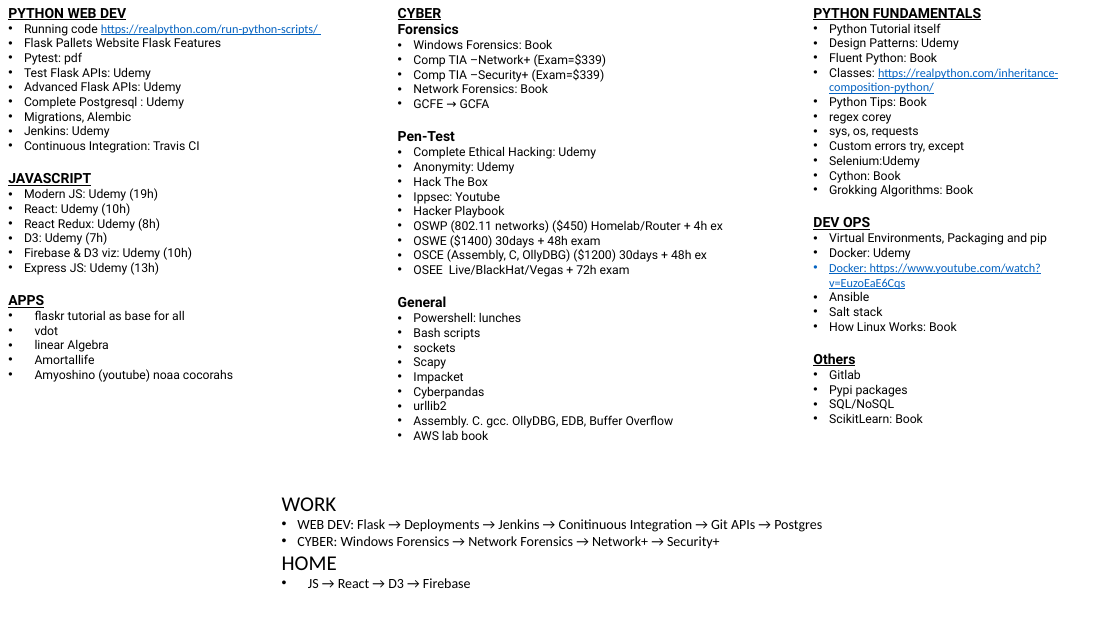
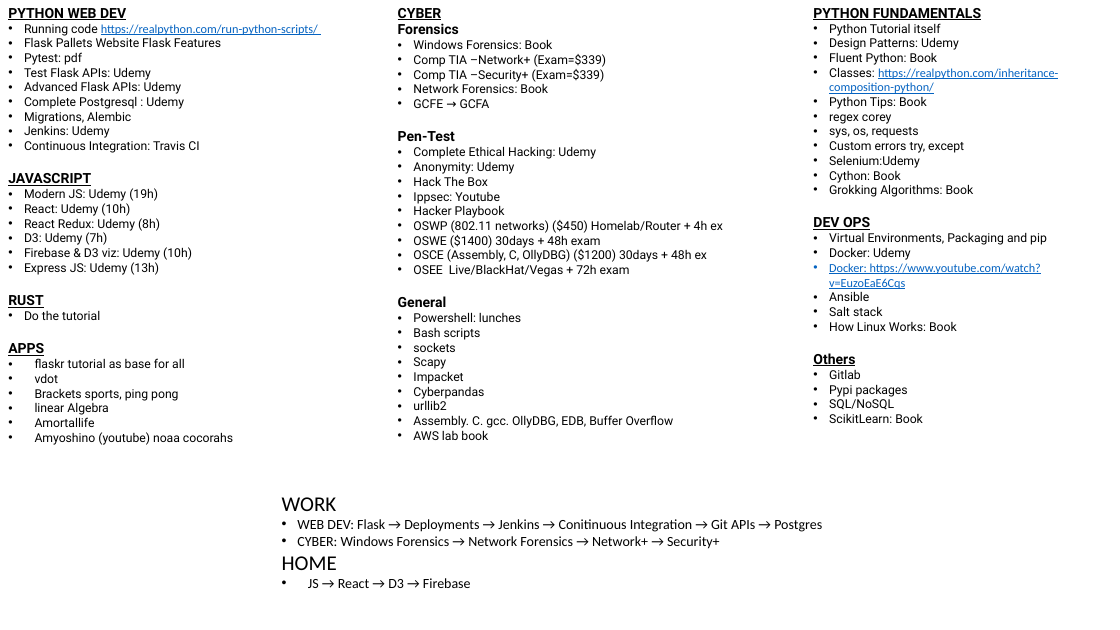
Before and after one commit to danhagg/notes, a slide deck: slide 1 of ToDo.pptx. Drawn at 1120x630 pixels with LibreOffice and Linux fonts; fonts in the diff are those of the drawing. Boxes give left, top, right and bottom in pixels: in the first picture for what was removed or moved away, otherwise in the second. Text is boxed around its words. In the diff, an @@ line names an element or a change of style, - is before the commit and + after.

```diff
--- a/ToDo.pptx
+++ b/ToDo.pptx
@@ text at bbox=[8, 295, 100, 320]: paragraphs added @@
+RUST
+• Do the tutorial
@@ text at bbox=[35, 389, 178, 401]: paragraph added @@
+• Brackets sports, ping pong
```
Also in this commit, not shown: 2 other files.
